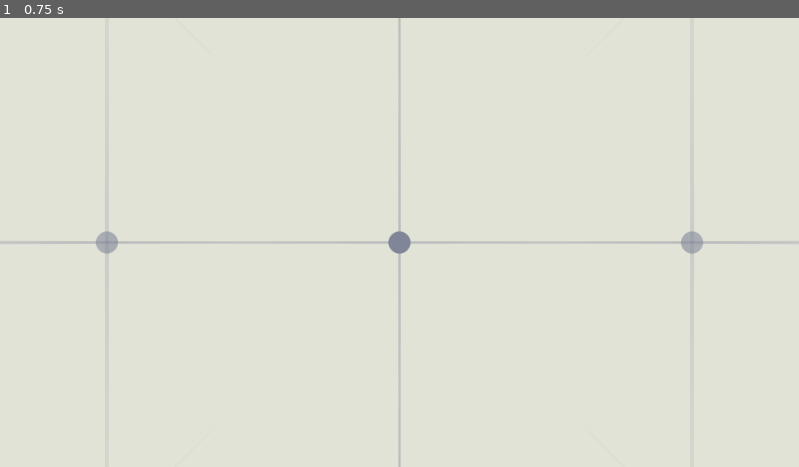
Above: before the commit, frame 1.
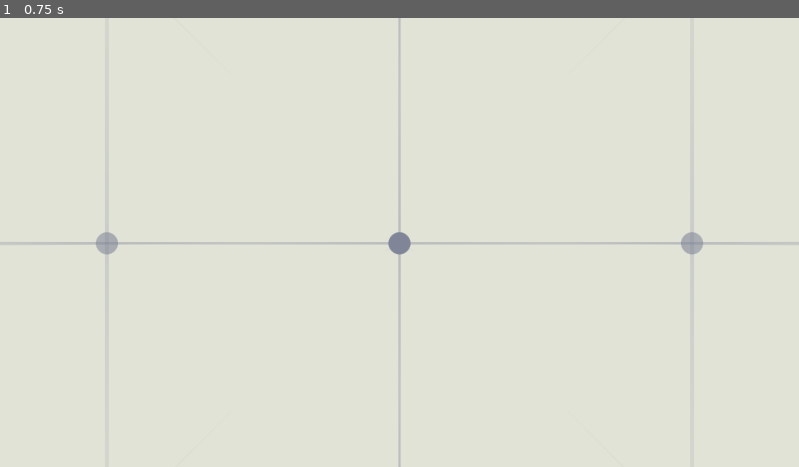
Above: after the commit, the same moment.

Repository: V-Sekai/xr-grid
Game: Godot game, scene res://procedural_3d_grid/scenes/main.tscn
Same seed, same stepped clock (60 frames per second), same inputs: the game is played once before the commit and once after it.
Inputs:
- Up to frame 1 (0.75 s): tap Enter at 0.5 s

The runs differ from the first frame. In frame 1, 0.2% of the frame differs, in the area x 3-97%, y 47-53%.

Commit message:
Merge branch 'main' of https://github.com/V-Sekai/v-sekai-other-world

Diff:
--- a/procedural_3d_grid/core/base_procedural_grid_3d.gd
+++ b/procedural_3d_grid/core/base_procedural_grid_3d.gd
@@ -83,9 +83,9 @@
 	multimesh.mesh = arr_mesh
 
 	for i in range(0, multimesh.instance_count):
-		var grid_transform:= Transform3D()
-		grid_transform.origin = Vector3(i%points_per_dimension, i/points_per_dimension%points_per_dimension, i/(points_per_dimension*points_per_dimension))
-		grid_transform.origin -= Vector3(1,1,1) * (points_per_dimension/2-1)
+		var grid_transform := Transform3D()
+		grid_transform.origin = Vector3(i % points_per_dimension, i / points_per_dimension % points_per_dimension, i / (points_per_dimension * points_per_dimension))
+		grid_transform.origin -= Vector3(1, 1, 1) * (points_per_dimension / 2 - 1)
 
 		multimesh.set_instance_transform(i, grid_transform)
 
--- a/procedural_3d_grid/core/bool_timer.gd
+++ b/procedural_3d_grid/core/bool_timer.gd
@@ -2,23 +2,30 @@
 
 ## Sets a bool to true for a certain amount of time, then resets
 
-var reset_time : int = 0
-var value : bool : get = _get_value
+var reset_time: int = 0
+var value: bool:
+	get = _get_value
+
 
 ## Set the value to true for time seconds
-func set_true(time : float) -> void:
+func set_true(time: float) -> void:
 	reset_time = max(reset_time, Time.get_ticks_msec() + int(time * 1000.0))
 
+
 ## Overwrite the value to true for time seconds
-func overwrite(time : float) -> void:
+func overwrite(time: float) -> void:
 	reset_time = Time.get_ticks_msec() + int(time * 1000.0)
 
-func intersect(time : float) -> void:
+
+func intersect(time: float) -> void:
 	reset_time
+
 
 ## Set the value to false and reset timer
 func reset() -> void:
 	reset_time = Time.get_ticks_msec() - 1
 
+
 # Value { get { return Time.time <= reset_time; } }
-func _get_value(): return Time.get_ticks_msec() <= reset_time
+func _get_value():
+	return Time.get_ticks_msec() <= reset_time
--- a/procedural_3d_grid/core/follow_test.gd
+++ b/procedural_3d_grid/core/follow_test.gd
@@ -1,9 +1,13 @@
 extends Node3D
+
 
 # Called when the node enters the scene tree for the first time.
 func _ready():
 	top_level = true
 
+
 var _world_grab := WorldGrab.new()
+
+
 func _process(delta):
 	global_transform = _world_grab.split_blend(get_parent().global_transform, global_transform, 0.6, .99, 0.8, get_parent().global_transform.origin)
--- a/procedural_3d_grid/core/hand.gd
+++ b/procedural_3d_grid/core/hand.gd
@@ -28,16 +28,18 @@
 	if is_button_pressed("by_button"):
 		_load_mesh(mesh)
 
+
 func _save_mesh(mesh: ArrayMesh):
 	print("saving mesh")
 	var result = ResourceSaver.save(mesh, "res://test_save.mesh")
 	if result != OK:
 		print("failed!")
 
+
 func _load_mesh(mesh: ArrayMesh):
 	print("loading mesh")
 	var result_mesh: ArrayMesh = ResourceLoader.load("res://test_save.mesh", "ArrayMesh")
 
 	mesh.clear_surfaces()
-	for i in range(0,result_mesh.get_surface_count()):
+	for i in range(0, result_mesh.get_surface_count()):
 		mesh.add_surface_from_arrays(Mesh.PRIMITIVE_TRIANGLES, result_mesh.surface_get_arrays(i))
--- a/procedural_3d_grid/core/world_grab.gd
+++ b/procedural_3d_grid/core/world_grab.gd
@@ -14,58 +14,55 @@
 ## @tutorial(celyk's repo): https://github.com/celyk/godot-useful-stuff
 ## @tutorial(xr-grid): https://github.com/V-Sekai/V-Sekai.xr-grid
 
+
 ## The transform that takes one to the other. Intended for a one handed grab.
-func get_grab_transform(from : Transform3D, to : Transform3D) -> Transform3D:
+func get_grab_transform(from: Transform3D, to: Transform3D) -> Transform3D:
 	return to * from.affine_inverse()
 
+
 ## For orbitting around a central point, without scale, like spinning a globe.
-func get_orbit_transform(from_pivot : Vector3, from_b : Vector3, to_pivot : Vector3, to_b : Vector3) -> Transform3D:
+func get_orbit_transform(from_pivot: Vector3, from_b: Vector3, to_pivot: Vector3, to_b: Vector3) -> Transform3D:
 	# Center the pivot
 	from_b -= from_pivot
 	to_b -= to_pivot
 
 	# Gather information on the shortest rotation
-	var axis : Vector3 = from_b.cross(to_b)
-	if axis == Vector3(): axis = Vector3.RIGHT
-	var angle : float = from_b.angle_to(to_b)
+	var axis: Vector3 = from_b.cross(to_b)
+	if axis == Vector3():
+		axis = Vector3.RIGHT
+	var angle: float = from_b.angle_to(to_b)
 
 	# Construct the transformation that orbits about the pivot, with no scale!
 	return Transform3D().translated(-from_pivot).rotated(axis.normalized(), angle).translated(to_pivot)
 
+
 ## This is a transformation which takes line (from_a,from_b) to line (to_a,to_b). It is analagous to pinch gesture on a touch screen.
-func get_pinch_transform(from_a : Vector3, from_b : Vector3, to_a : Vector3, to_b : Vector3) -> Transform3D:
-	var delta_scale : float = sqrt((to_b-to_a).length_squared() / (from_b-from_a).length_squared())
+func get_pinch_transform(from_a: Vector3, from_b: Vector3, to_a: Vector3, to_b: Vector3) -> Transform3D:
+	var delta_scale: float = sqrt((to_b - to_a).length_squared() / (from_b - from_a).length_squared())
 
 	# Orbit around pivot point a, and scale so that b is fixed in place.
 	# According to symmetry, it is the same as if a and b are swapped.
 	return get_orbit_transform(from_a, from_b, to_a, to_b).translated(-to_a).scaled(Vector3.ONE * delta_scale).translated(to_a)
 
+
 ## Separable blending of position, rotation and scale. Fine tune smoothing for maximum comfort.
-func split_blend(
-		from : Transform3D,
-		to : Transform3D,
-		pos_weight : float = 0.0,
-		rot_weight : float = 0.0,
-		scale_weight : float = 0.0,
-		from_pivot : Vector3 = Vector3(),
-		to_pivot : Vector3 = Vector3()) -> Transform3D:
-
-	var new_from : Transform3D = Transform3D(from.basis, from_pivot)
-	var new_to : Transform3D = Transform3D(to.basis, to_pivot)
+func split_blend(from: Transform3D, to: Transform3D, pos_weight: float = 0.0, rot_weight: float = 0.0, scale_weight: float = 0.0, from_pivot: Vector3 = Vector3(), to_pivot: Vector3 = Vector3()) -> Transform3D:
+	var new_from: Transform3D = Transform3D(from.basis, from_pivot)
+	var new_to: Transform3D = Transform3D(to.basis, to_pivot)
 	new_to = new_from.interpolate_with(new_to, pos_weight)
 
-	return get_grab_transform(new_from, new_to) * from #from.interpolate_with(to, pos_weight)
+	return get_grab_transform(new_from, new_to) * from  #from.interpolate_with(to, pos_weight)
 
 	from.origin -= from_pivot
 	to.origin -= from_pivot
 
-	var src_scale : Vector3 = from.basis.get_scale()
-	var src_rot : Quaternion = from.basis.get_rotation_quaternion()
+	var src_scale: Vector3 = from.basis.get_scale()
+	var src_rot: Quaternion = from.basis.get_rotation_quaternion()
 
-	var dst_scale : Vector3 = to.basis.get_scale()
-	var dst_rot : Quaternion = to.basis.get_rotation_quaternion()
+	var dst_scale: Vector3 = to.basis.get_scale()
+	var dst_rot: Quaternion = to.basis.get_rotation_quaternion()
 
-	var target_basis = Basis( src_rot.slerp(dst_rot, rot_weight) ) * Basis.from_scale(src_scale.lerp(dst_scale, scale_weight))
+	var target_basis = Basis(src_rot.slerp(dst_rot, rot_weight)) * Basis.from_scale(src_scale.lerp(dst_scale, scale_weight))
 	#to.basis = Basis( src_rot.slerp(dst_rot, rot_weight) ) * Basis.from_scale(src_scale.lerp(dst_scale, scale_weight))
 
 	from.origin = (target_basis * from.basis.inverse()) * from.origin
--- a/procedural_3d_grid/core/xr_pinch.gd
+++ b/procedural_3d_grid/core/xr_pinch.gd
@@ -15,14 +15,14 @@
 
 var _world_grab = WorldGrab.new()
 
-var from_pivot : Vector3
-var to_pivot : Vector3
-var grab_pivot : Vector3
+var from_pivot: Vector3
+var to_pivot: Vector3
+var grab_pivot: Vector3
 var delta_transform: Transform3D
 var target_transform: Transform3D = transform
 
 var damping: float = 6.0
-const max_pinch_time: float = 0.1 # sensitivity?
+const max_pinch_time: float = 0.1  # sensitivity?
 
 enum Mode {
 	NONE,
@@ -37,22 +37,37 @@
 var left_hand_just_ungrabbed := BoolTimer.new()
 var right_hand_just_ungrabbed := BoolTimer.new()
 
+var linear_velocity: Vector3 = Vector3.ZERO
+var angular_velocity: Vector3 = Vector3.ZERO
+
+@export var debounce_duration: float = 0.4
+var hand_left_grab_debounce_timer: float = 0.0
+var hand_right_grab_debounce_timer: float = 0.0
+var last_hand_left_grab_state: bool = false
+var last_hand_right_grab_state: bool = false
+
+
 func _process(delta_time: float) -> void:
 	var hand_left_grab: float = hand_left.get_float("grip")
 	var hand_right_grab: float = hand_right.get_float("grip")
 
+	handle_debounce(hand_left_grab, delta_time, true)
+	handle_debounce(hand_right_grab, delta_time, false)
+
 	# Dampening
 	delta_transform = delta_transform.interpolate_with(Transform3D(), damping * delta_time)
 
-	update_hand_grab_status(hand_left_grab, prev_hand_left_grab, left_hand_just_grabbed, left_hand_just_ungrabbed)
-	update_hand_grab_status(hand_right_grab, prev_hand_right_grab, right_hand_just_grabbed, right_hand_just_ungrabbed)
+	update_hand_grab_status(last_hand_left_grab_state, prev_hand_left_grab, left_hand_just_grabbed, left_hand_just_ungrabbed)
+	update_hand_grab_status(last_hand_right_grab_state, prev_hand_right_grab, right_hand_just_grabbed, right_hand_just_ungrabbed)
 
 	var both_hands_just_ungrabbed: bool = left_hand_just_ungrabbed.value and right_hand_just_ungrabbed.value
 
-	if both_hands_just_grabbed(): state = Mode.PINCH
+	if both_hands_just_grabbed():
+		state = Mode.PINCH
 	if not (hand_left_grab or hand_right_grab):
 		state = Mode.NONE
 		delta_transform = Transform3D()  # Reset delta_transform when not grabbing
+		apply_velocity(delta_time)  # Apply stored velocities when not grabbing
 
 	match state:
 		Mode.NONE:
@@ -67,18 +82,23 @@
 
 			set_pivot_and_transform(hand_left_grab, prev_hand_left_transform, hand_left.transform)
 			set_pivot_and_transform(hand_right_grab, prev_hand_right_transform, hand_right.transform)
+			store_velocity(prev_hand_left_transform, hand_left.transform, delta_time)
 
 		Mode.PINCH:
 			if not (hand_left_grab and hand_right_grab) and both_hands_just_ungrabbed:
 				state = Mode.GRAB
 
 			set_pinch_pivot_and_transform(prev_hand_left_transform.origin, prev_hand_right_transform.origin, hand_left.transform.origin, hand_right.transform.origin)
+			store_velocity(prev_hand_left_transform, hand_left.transform, delta_time)
+			store_velocity(prev_hand_right_transform, hand_right.transform, delta_time)
 
 		Mode.ORBIT:
 			if not (hand_left_grab and hand_right_grab):
 				state = Mode.GRAB
 
 			set_orbit_pivot_and_transform(prev_hand_left_transform.origin, prev_hand_right_transform.origin, hand_left.transform.origin, hand_right.transform.origin)
+			store_velocity(prev_hand_left_transform, hand_left.transform, delta_time)
+			store_velocity(prev_hand_right_transform, hand_right.transform, delta_time)
 
 	# Integrate motion
 	target_transform = delta_transform * target_transform
@@ -93,6 +113,84 @@
 	prev_hand_right_grab = hand_right_grab
 
 
+func handle_debounce(current_grab_value: float, delta_time: float, is_left_hand: bool) -> void:
+	var grab_debounce_timer: float = hand_right_grab_debounce_timer
+
+	if is_left_hand:
+		grab_debounce_timer = hand_left_grab_debounce_timer
+
+	var last_grab_state = last_hand_right_grab_state
+	if is_left_hand:
+		last_grab_state = last_hand_left_grab_state
+
+	var is_currently_grabbing = current_grab_value > 0
+	if is_currently_grabbing != last_grab_state:
+		grab_debounce_timer += delta_time
+		if grab_debounce_timer >= debounce_duration:
+			if is_left_hand:
+				last_hand_left_grab_state = is_currently_grabbing
+				hand_left_grab_debounce_timer = 0
+			else:
+				last_hand_right_grab_state = is_currently_grabbing
+				hand_right_grab_debounce_timer = 0
+	else:
+		if is_left_hand:
+			hand_left_grab_debounce_timer = 0
+		else:
+			hand_right_grab_debounce_timer = 0
+
+	# Assign back the values to the class properties
+	if is_left_hand:
+		hand_left_grab_debounce_timer = grab_debounce_timer
+	else:
+		hand_right_grab_debounce_timer = grab_debounce_timer
+
+
+@export var gravity_m_per_s2: float = 0.0981
+@export var linear_dampening: float = 0.45
+@export var angular_dampening: float = 0.45
+
+
+func apply_velocity(delta_time: float) -> void:
+	# Apply gravity directly to the velocity
+	linear_velocity += Vector3(0, -gravity_m_per_s2, 0) * delta_time
+
+	# Apply linear damping, reducing the velocity by the damping factor each frame
+	linear_velocity *= (1.0 - linear_dampening)
+
+	# Update the position based on the new velocity
+	target_transform.origin += linear_velocity * delta_time
+
+	# Handle the angular movement
+	var angular_speed = angular_velocity.length()
+	if angular_speed != 0:
+		var rotation_axis = angular_velocity.normalized()
+		# Rotate the target transform based on angular velocity
+		target_transform = target_transform.rotated(rotation_axis, angular_speed * delta_time)
+
+		# Apply angular damping to reduce angular speed over time
+		angular_velocity *= (1.0 - angular_dampening)
+
+
+func store_velocity(prev_hand_transform: Transform3D, hand_transform: Transform3D, delta_time: float) -> void:
+	if delta_time > 0:
+		var displacement = hand_transform.origin - prev_hand_transform.origin
+		linear_velocity = displacement / delta_time
+
+		# Use quaternions to avoid gimbal lock
+		var prev_quat = Quaternion(prev_hand_transform.basis)
+		var current_quat = Quaternion(hand_transform.basis)
+		var quat_difference = current_quat * prev_quat.inverse()
+
+		# Get the axis and the amount of rotation (radians).
+		# Note that `get_axis()` returns a normalized vector.
+		var rotation_axis = quat_difference.get_axis()
+		var rotation_amount = quat_difference.get_angle()
+
+		# Here the angular velocity will be the rotation axis scaled by the amount of rotation over time.
+		angular_velocity = rotation_axis * (rotation_amount / delta_time)
+
+
 func both_hands_just_grabbed() -> bool:
 	return left_hand_just_grabbed.value and right_hand_just_grabbed.value
 
@@ -103,16 +201,19 @@
 	if not hand_grab and prev_hand_grab:
 		just_ungrabbed.set_true(max_pinch_time)
 
+
 func set_pivot_and_transform(hand_grab: float, prev_hand_transform: Transform3D, hand_transform: Transform3D) -> void:
 	if hand_grab:
 		from_pivot = prev_hand_transform.origin
 		to_pivot = prev_hand_transform.origin
 		delta_transform = _world_grab.get_grab_transform(prev_hand_transform, hand_transform)
 
+
 func set_pinch_pivot_and_transform(prev_hand_left_origin: Vector3, prev_hand_right_origin: Vector3, hand_left_origin: Vector3, hand_right_origin: Vector3) -> void:
-	from_pivot = (prev_hand_left_origin + prev_hand_right_origin)/2.0
-	to_pivot = (hand_left_origin + hand_right_origin)/2.0
+	from_pivot = (prev_hand_left_origin + prev_hand_right_origin) / 2.0
+	to_pivot = (hand_left_origin + hand_right_origin) / 2.0
 	delta_transform = _world_grab.get_pinch_transform(prev_hand_left_origin, prev_hand_right_origin, hand_left_origin, hand_right_origin)
+
 
 func set_orbit_pivot_and_transform(prev_hand_left_origin: Vector3, prev_hand_right_origin: Vector3, hand_left_origin: Vector3, hand_right_origin: Vector3) -> void:
 	from_pivot = prev_hand_left_origin
Not shown, changed: addons/GPUTrail-main/GPUTrail3D.gd
Not shown, changed: procedural_3d_grid/art/sophia/sophia.glb.import
Not shown, added: .github/gd_format.bat
Not shown, added: .github/gd_format.sh
Not shown, changed: .github/workflows/builds.yml
